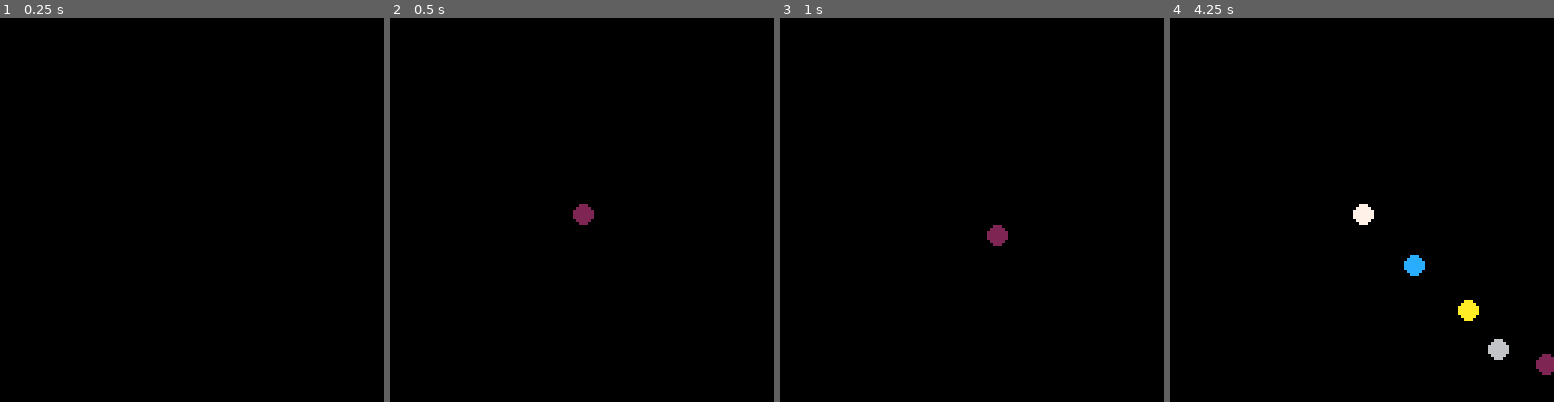
Above: before the commit, frames 1-4 (left to right).
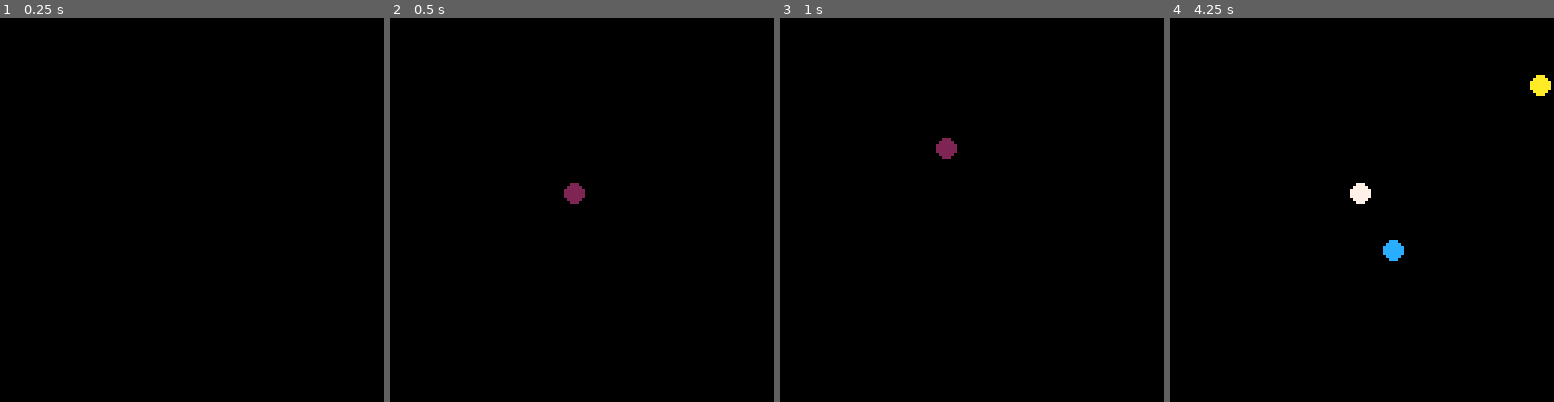
Above: after the commit, the same moments.

Repository: JohnErnestBonanno/pico8
Game: PICO-8 cartridge particles.p8
Two runs of this game, one before a commit and one after it. Both use one fixed random seed, a clock stepped at 60 frames per second and the inputs below.
Inputs:
- Up to frame 1 (0.25 s): no input
- Up to frame 2 (0.5 s): tap X (X key) at 0.33 s
- Up to frame 3 (1 s): no input
- Up to frame 4 (4.25 s): tap X (X key) at 1.07, 1.85, 2.97, 4.08 s

Frame 1 is identical in both runs. In frame 2, 0.5% of the frame differs, in the area x 45-54%, y 42-54%; in frame 3, 0.5%; in frame 4, 1.8%, in the area x 46-100%, y 14-93%.

Commit message:
Add random direction and speed

Diff:
--- a/particles.p8
+++ b/particles.p8
@@ -15,12 +15,14 @@
 		add(parts,{
 				x=63,
 				y=63,
+				sx=rnd(2)-1,
+				sy=rnd(2)-1,
 				col=flr(rnd(16))})
 	end
 
 	for p in all(parts) do
-		p.x+=rnd(1)
-		p.y+=rnd(1)
+		p.x+=p.sx
+		p.y+=p.sy
 	end
 end
 
